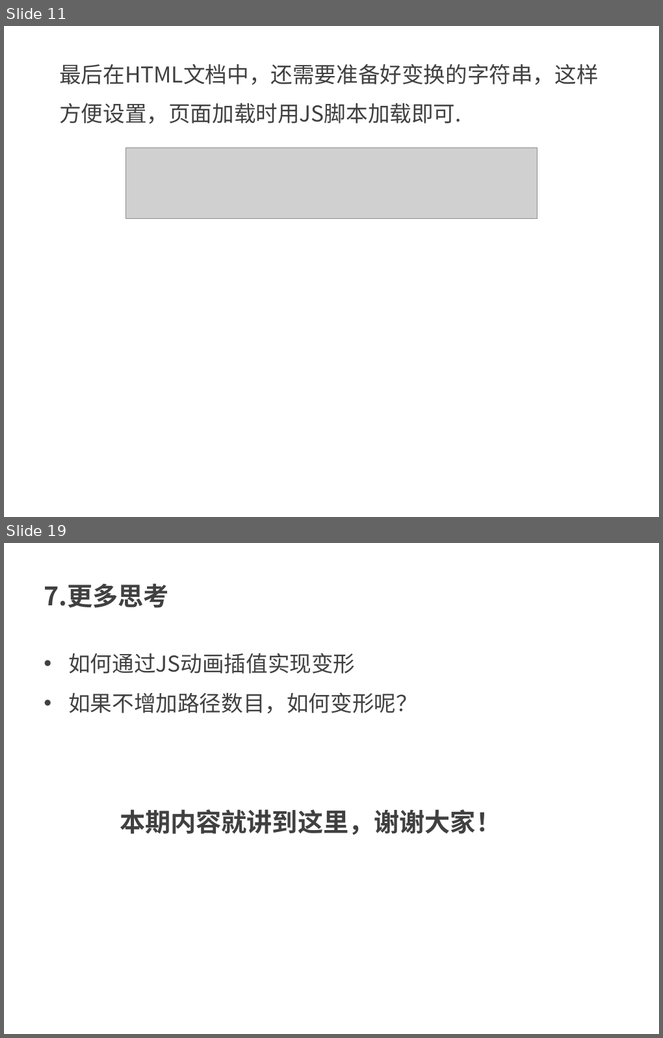
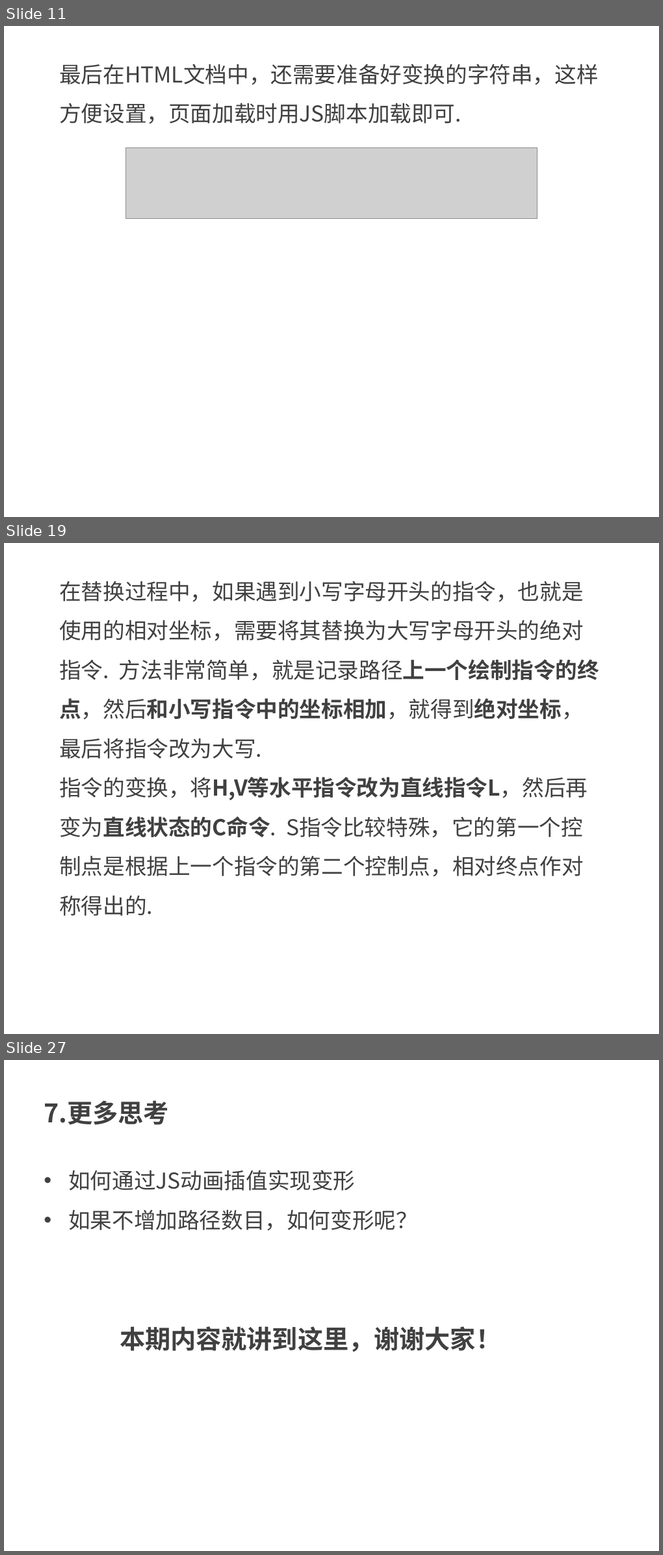
Before and after one commit to kong66/webAni, a slide deck: 21-svg-transform/21.pptx. Shown one above the other, each under a label of ours: slides 11 and 19 before the commit, slides 11, 19 and 27 after it; the slides between them are not shown. The pictures are 663x1038 and 663x1555 pixels, drawn with LibreOffice and Linux fonts; fonts in the diff are those of the drawing; grey boxes stand for pictures. Boxes give left, top, right and bottom in pixels: in the first picture for what was removed or moved away, otherwise in the second. Text is boxed around its words. In the diff, an @@ line names an element or a change of style, - is before the commit and + after.

```diff
--- a/21-svg-transform/21.pptx
+++ b/21-svg-transform/21.pptx
@@ slide 19 added at (x1=4, y1=543, x2=659, y2=1034), background #FFFFFF @@
@@ text added at (x1=59, y1=581, x2=599, y2=916), 24 pt, text #404040 @@
+在替换过程中，如果遇到小写字母开头的指令，也就是使用的相对坐标，需要将其替换为大写字母开头的绝对指令. 方法非常简单，就是记录路径上一个绘制指令的终点，然后和小写指令中的坐标相加，就得到绝对坐标，最后将指令改为大写.
+指令的变换，将H,V等水平指令改为直线指令L，然后再变为直线状态的C命令. S指令比较特殊，它的第一个控制点是根据上一个指令的第二个控制点，相对终点作对称得出的.
@@ what was slide 19 is now slide 27 @@
```
Also in this commit, not shown: 10 slides changed, 10 other slides added, 3 slides removed, 3 other files.
